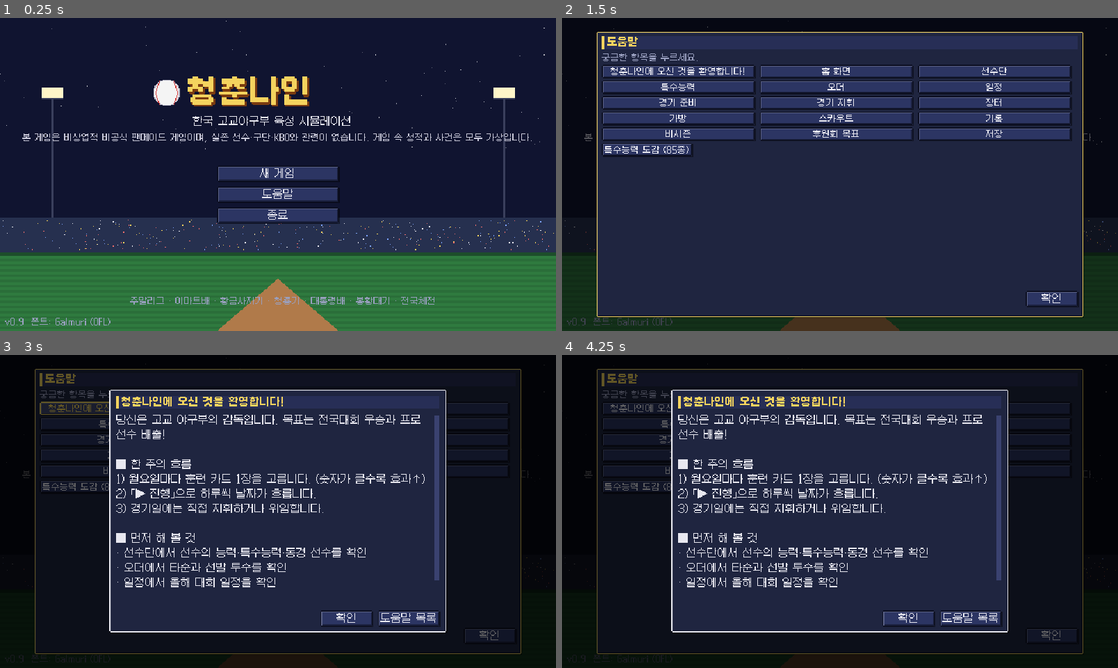
Above: before the commit, frames 1-4 (two rows, left to right).
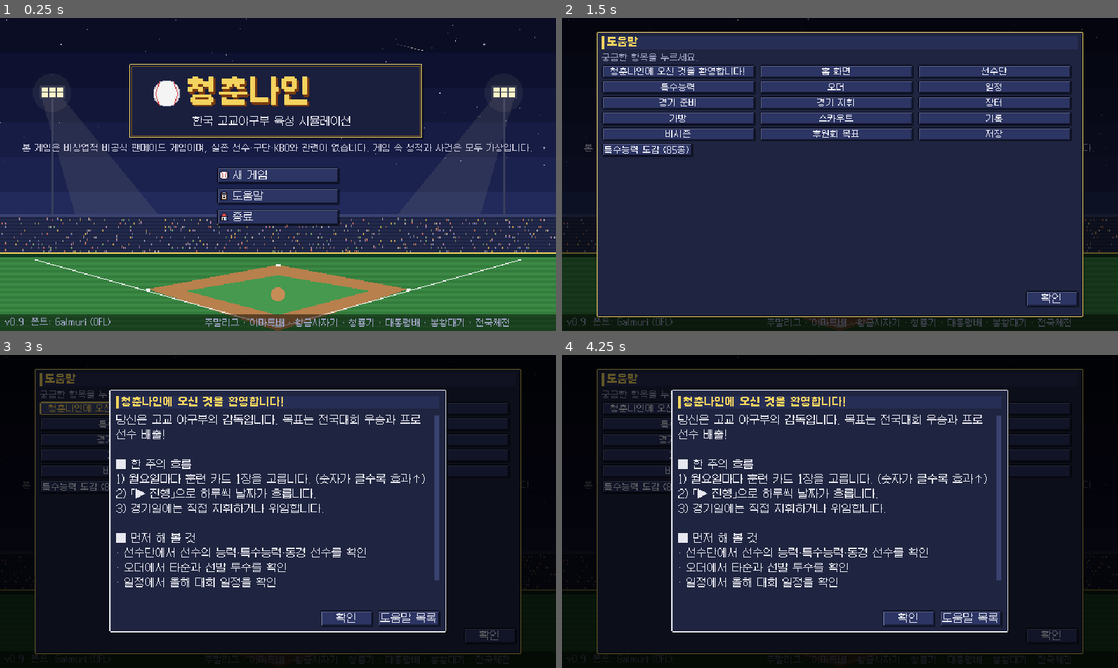
Above: after the commit, the same moments.

Repository: MintSiru/test
Game: Godot game, scene res://scenes/main.tscn
The game is run twice, just before and just after one commit, with the same random seed, the same clock (stepped at 60 frames per second) and the same inputs.
Inputs:
- Up to frame 1 (0.25 s): no input
- Up to frame 2 (1.5 s): click "도움말" at 0.5 s; click "새 게임" at 1.25 s
- Up to frame 3 (3 s): click "새 게임" at 2 s; click "청춘나인에 오신 것을 환영합니다!" at 2.75 s
- Up to frame 4 (4.25 s): click "홈 화면" at 3.5 s

The runs differ from the first frame. In frame 1, 34% of the frame differs, in the area x 0-100%, y 0-100%; in frame 2, 1.4%; in frame 3, 0.1%; in frame 4, 0.1%.

Commit message:
그래픽 3단계: 타이틀 화면(하늘 그라데이션·별 반짝임·별똥별·조명 빛줄기·관중·원근 내야·로고 간판·메뉴 아이콘), 로딩 이미지 갱신
Co-Authored-By: Claude Opus 5.5 <noreply@anthropic.com>
Claude-Session: https://claude.ai/code/session_018CxDwMLc1KRy2YJTqnPn7j

Diff:
--- a/game/scripts/ui/screens/title_screen.gd
+++ b/game/scripts/ui/screens/title_screen.gd
@@ -4,6 +4,7 @@
 
 var t := 0.0
 var sky: Control
+var ball_rect: TextureRect
 var update_btn: Button
 var _upd_check := 0.0
 
@@ -17,6 +18,7 @@
 	ball.texture = PixelArt.ball(32)
 	UI.place(ball, 176, 70, 32, 32)
 	add_child(ball)
+	ball_rect = ball
 	var title := UI.label("청춘나인", UI.ACCENT, false, true)
 	title.add_theme_font_size_override("font_size", 36)
 	title.add_theme_color_override("font_shadow_color", Color("#7a3b10"))
@@ -28,14 +30,14 @@
 	UI.place(sub, 222, 112, 260, 16)
 	add_child(sub)
 	var v := UI.vbox(6)
-	UI.place(v, 250, 170, 140, 120)
+	UI.place(v, 250, 172, 140, 120)
 	add_child(v)
 	# 개발용 --splash: 버튼 없는 화면 → 웹 로딩 이미지(assets/splash.png) 만들기
 	v.visible = not "--splash" in load("res://scripts/main.gd").dev_args()
 	if Game.has_save():
-		v.add_child(UI.button("이어하기", _continue, 140))
-	v.add_child(UI.button("새 게임", func(): Game.goto("new_game"), 140))
-	v.add_child(UI.button("도움말", func(): Help.index_panel(), 140))
+		v.add_child(UI.icon_button("이어하기", "save", _continue, 140))
+	v.add_child(UI.icon_button("새 게임", "ball", func(): Game.goto("new_game"), 140))
+	v.add_child(UI.icon_button("도움말", "lineup", func(): Help.index_panel(), 140))
 	# 안드로이드 브라우저: 주소창을 없애 화면을 넓게 (iPhone Safari 는 전체 화면을 지원하지 않는다)
 	# 휴대폰 브라우저: 홈 화면에 추가하면 주소창 없이 꽉 찬 화면으로, 다음부터 빨리 열린다
 	if Game.is_mobile_web() and not _installed():
@@ -43,16 +45,16 @@
 	if OS.has_feature("web_android"):
 		v.add_child(UI.button("전체 화면", func(): Game.toggle_fullscreen(), 140))
 	if OS.get_name() != "Web":
-		v.add_child(UI.button("종료", func(): get_tree().quit(), 140))
+		v.add_child(UI.icon_button("종료", "home", func(): get_tree().quit(), 140))
 	var note := UI.label("주말리그 · 이마트배 · 황금사자기 · 청룡기 · 대통령배 · 봉황대기 · 전국체전", UI.DIM, true)
-	UI.place(note, 150, 320, 400, 12)
+	UI.place(note, 236, 345, 400, 12)
 	add_child(note)
 	var ver := UI.label("v0.9  폰트: Galmuri (OFL)", UI.DIM, true)
 	UI.place(ver, 6, 344, 200, 12)
 	add_child(ver)
 	var notice := UI.wrap_label(GameData.FAN_MADE_NOTICE, 620, Color("#c8c8d8"), true)
 	notice.horizontal_alignment = HORIZONTAL_ALIGNMENT_CENTER
-	UI.place(notice, 10, 132, 620, 24)
+	UI.place(notice, 10, 144, 620, 24)
 	add_child(notice)
 
 
@@ -107,6 +109,9 @@
 func _process(delta: float) -> void:
 	t += delta
 	sky.queue_redraw()
+	# 공이 살짝 둥실거린다
+	if is_instance_valid(ball_rect):
+		ball_rect.position.y = 70 + roundf(sin(t * 2.2) * 2.0)
 	# 웹(홈 화면 앱): 새 버전을 받아 두었으면 타이틀에서만 「새 버전」 버튼 (경기 중 새로고침으로 진행을 잃지 않도록)
 	_upd_check += delta
 	if OS.get_name() == "Web" and update_btn == null and _upd_check > 2.0:
@@ -120,26 +125,71 @@
 
 
 func _draw_bg() -> void:
-	# 밤하늘 + 조명탑 + 관중석 + 그라운드
-	sky.draw_rect(Rect2(0, 0, 640, 360), Color("#101430"))
+	# 밤하늘 (위는 짙고 지평선은 밝게, 띠 단계)
+	var bands := [Color("#0a0d24"), Color("#0e1230"), Color("#12173a"), Color("#161c44"), Color("#1b224e"), Color("#212a5a")]
+	for i in bands.size():
+		sky.draw_rect(Rect2(0, i * 40, 640, 40), bands[i])
 	var r := RandomNumberGenerator.new()
 	r.seed = 7
-	for i in 60:
+	for i in 70:
 		var x := r.randi_range(0, 639)
-		var y := r.randi_range(0, 150)
-		var tw := 0.5 + 0.5 * sin(t * 2.0 + i)
-		sky.draw_rect(Rect2(x, y, 1, 1), Color(1, 1, 1, 0.3 + 0.5 * tw))
+		var y := r.randi_range(0, 170)
+		var tw := 0.5 + 0.5 * sin(t * (1.5 + (i % 5) * 0.4) + i)
+		sky.draw_rect(Rect2(x, y, 1, 1), Color(1, 1, 1, 0.25 + 0.6 * tw))
+		if i % 11 == 0 and tw > 0.8:
+			sky.draw_rect(Rect2(x - 1, y, 3, 1), Color(1, 1, 1, 0.3))
+			sky.draw_rect(Rect2(x, y - 1, 1, 3), Color(1, 1, 1, 0.3))
+	# 가끔 지나가는 별똥별
+	var st_t := fmod(t, 7.0)
+	if st_t < 0.6:
+		var sx := 420.0 + st_t * 260.0
+		var sy := 20.0 + st_t * 70.0
+		for k in 8:
+			sky.draw_rect(Rect2(sx - k * 4, sy - k * 1.1, 2, 1), Color(1, 1, 0.85, 0.8 - k * 0.1))
+	# 조명탑 + 빛줄기 (살짝 깜박임)
+	var glow := 0.07 + 0.015 * sin(t * 3.0)
 	for lx in [60, 580]:
+		var cone := PackedVector2Array([Vector2(lx - 12, 92), Vector2(lx + 12, 92), Vector2(lx + (160 if lx < 320 else -40), 272), Vector2(lx + (40 if lx < 320 else -160), 272)])
+		sky.draw_colored_polygon(cone, Color(1, 0.97, 0.75, glow))
 		sky.draw_rect(Rect2(lx - 1, 90, 3, 150), Color("#3a3f5c"))
-		sky.draw_rect(Rect2(lx - 12, 80, 25, 12), Color("#fff6c8"))
-		sky.draw_rect(Rect2(lx - 12, 92, 25, 2), Color("#3a3f5c"))
-	sky.draw_rect(Rect2(0, 230, 640, 40), Color("#26304f"))
-	for i in 300:
-		var cx := r.randi_range(0, 639)
-		var cy := r.randi_range(232, 266)
-		sky.draw_rect(Rect2(cx, cy, 1, 1), [Color("#ef6f6c"), Color("#f4d35e"), Color("#7fa6ff"), Color("#e8e8f0")][i % 4])
-	sky.draw_rect(Rect2(0, 270, 640, 4), Color("#1d4d2b"))
-	for y in range(274, 360, 6):
-		sky.draw_rect(Rect2(0, y, 640, 3), Color("#2f7a3f"))
-		sky.draw_rect(Rect2(0, y + 3, 640, 3), Color("#2a6e39"))
-	sky.draw_colored_polygon(PackedVector2Array([Vector2(250, 360), Vector2(320, 300), Vector2(390, 360)]), Color("#b07a4a"))
+		sky.draw_rect(Rect2(lx - 14, 78, 29, 15), Color("#2a2f4a"))
+		for gx in 3:
+			for gy in 2:
+				sky.draw_rect(Rect2(lx - 12 + gx * 9, 80 + gy * 6, 7, 5), Color("#fff6c8"))
+		sky.draw_circle(Vector2(lx, 86), 22, Color(1, 0.97, 0.8, 0.06))
+	# 관중석: 지붕선 + 좌석 줄 + 사람
+	sky.draw_rect(Rect2(0, 226, 640, 3), Color("#3a4270"))
+	sky.draw_rect(Rect2(0, 229, 640, 42), Color("#232a4c"))
+	for row in 10:
+		sky.draw_rect(Rect2(0, 230 + row * 4, 640, 1), Color("#1b2140"))
+	for i in 520:
+		var cx := r.randi_range(0, 319) * 2
+		var cy := 231 + r.randi_range(0, 9) * 4
+		var shirt: Color = [Color("#ef6f6c"), Color("#f4d35e"), Color("#7fa6ff"), Color("#e8e8f0"), Color("#6fd08c"), Color("#c792ea")][i % 6]
+		var bob := 1 if sin(t * 6.0 + i * 0.7) > 0.93 else 0 # 가끔 들썩이는 관중
+		sky.draw_rect(Rect2(cx, cy - bob, 1, 1), Color("#e0b08a").darkened(0.2))
+		sky.draw_rect(Rect2(cx, cy + 1 - bob, 1, 2), shirt.darkened(0.25))
+	# 외야 펜스
+	sky.draw_rect(Rect2(0, 270, 640, 5), Color("#0f3a22"))
+	sky.draw_rect(Rect2(0, 270, 640, 1), Color("#f4d35e"))
+	# 잔디 (깎은 결)
+	for y in range(275, 360, 6):
+		sky.draw_rect(Rect2(0, y, 640, 3), Color("#3c8a45"))
+		sky.draw_rect(Rect2(0, y + 3, 640, 3), Color("#337c3c"))
+	# 내야 (원근: 홈이 아래 가운데)
+	var home := Vector2(320, 356)
+	sky.draw_colored_polygon(PackedVector2Array([home + Vector2(0, 4), Vector2(170, 312), Vector2(320, 284), Vector2(470, 312)]), Color("#b8804c"))
+	sky.draw_colored_polygon(PackedVector2Array([home + Vector2(0, -14), Vector2(214, 314), Vector2(320, 296), Vector2(426, 314)]), Color("#46994f"))
+	sky.draw_line(home, Vector2(40, 278), Color("#f4f4f4"), 1.0)
+	sky.draw_line(home, Vector2(600, 278), Color("#f4f4f4"), 1.0)
+	sky.draw_circle(Vector2(320, 318), 8, Color("#c68d56"))
+	for b in [Vector2(170, 312), Vector2(320, 284), Vector2(470, 312)]:
+		sky.draw_rect(Rect2(b - Vector2(2, 1), Vector2(5, 3)), Color.WHITE)
+	sky.draw_rect(Rect2(home - Vector2(3, 3), Vector2(7, 3)), Color.WHITE)
+	# 아래 정보 띠
+	sky.draw_rect(Rect2(0, 341, 640, 19), Color(0, 0, 0, 0.5))
+	# 로고 뒤 간판
+	sky.draw_rect(Rect2(152, 56, 336, 84), Color(0, 0, 0, 0.35))
+	sky.draw_rect(Rect2(150, 54, 336, 84), Color("#1a1f3e"))
+	sky.draw_rect(Rect2(150, 54, 336, 84), Color("#f4d35e"), false)
+	sky.draw_rect(Rect2(152, 56, 332, 80), Color("#7a5a1a"), false)
Binary file changed: game/assets/splash.png
